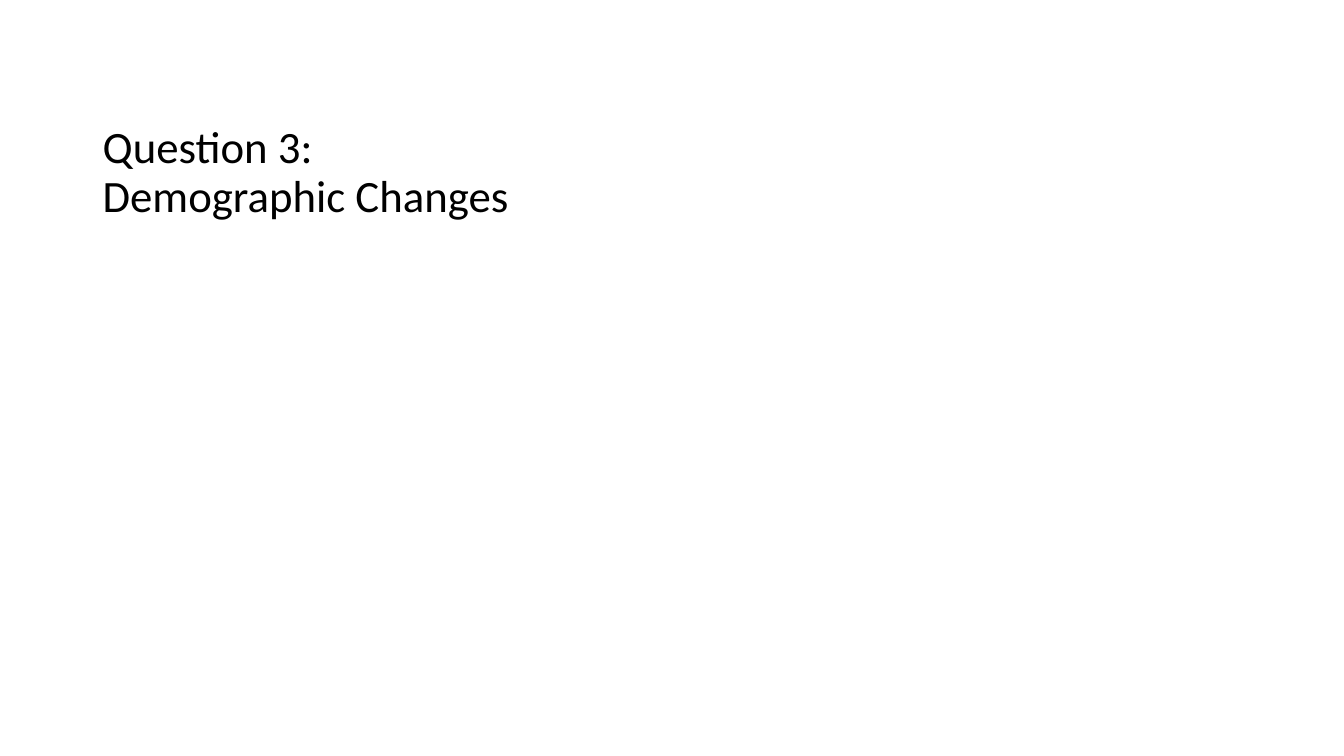
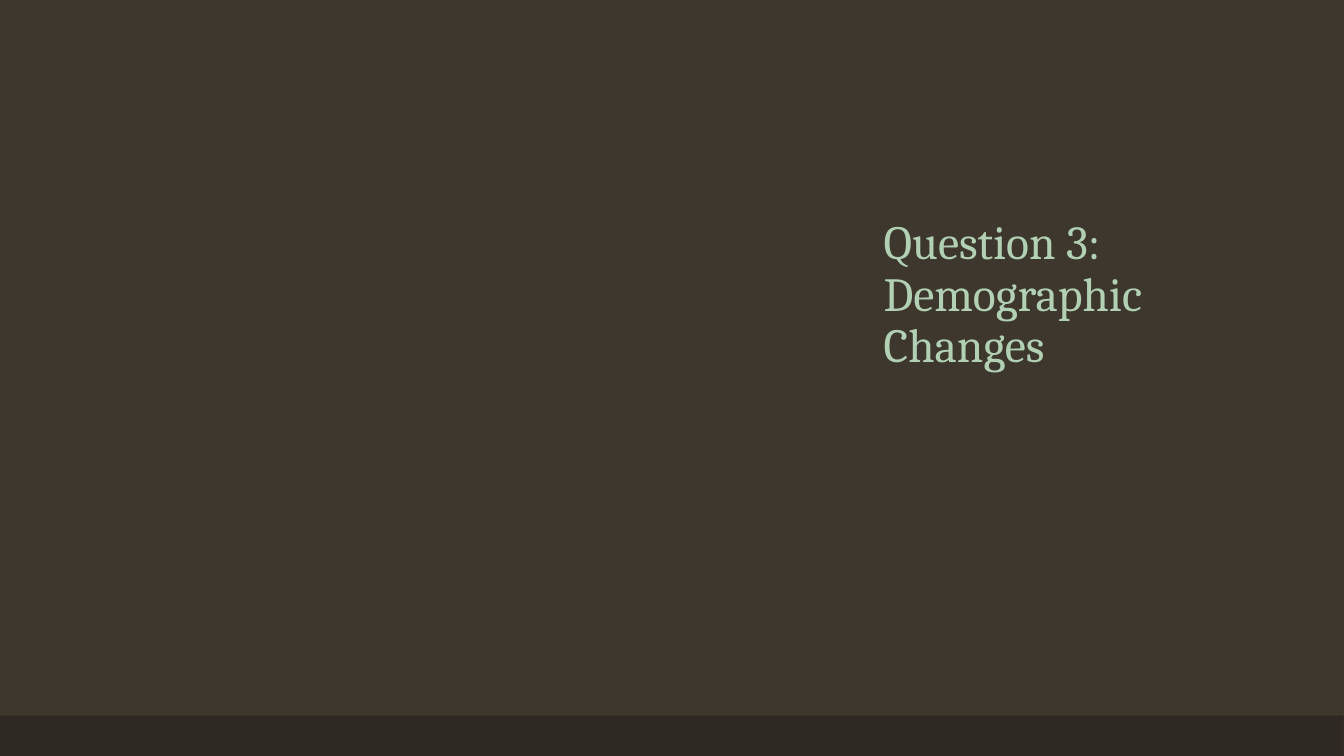
Before and after one commit to elizabethjaye/Project1-Repository, a slide deck: slide 5 of Housing in Orange County, FL.pptx. Drawn at 1344x756 pixels with LibreOffice and Linux fonts; fonts in the diff are those of the drawing. Boxes give left, top, right and bottom in pixels: in the first picture for what was removed or moved away, otherwise in the second. Text is boxed around its words. In the diff, an @@ line names an element or a change of style, - is before the commit and + after.

Commit message:
Updating for age buckets, new format for ppt

```diff
--- a/Housing in Orange County, FL.pptx
+++ b/Housing in Orange County, FL.pptx
@@ background #FFFFFF to #3D372E @@
@@ title "Question 3: Demographic Changes" moved from (x1=103, y1=132, x2=508, y2=220) to (x1=884, y1=227, x2=1143, y2=373) @@
@@ title "Question 3: Demographic Changes" at (x1=884, y1=227, x2=1143, y2=373): size 32 to 34 pt, font Calibri to Cambria, text colour #000000 to #B2D0B4 @@
@@ rectangle added at (x1=0, y1=716, x2=1344, y2=756), fill #2E2923 @@
```
Also in this commit, not shown: 8 other slides changed, 1 other file.
